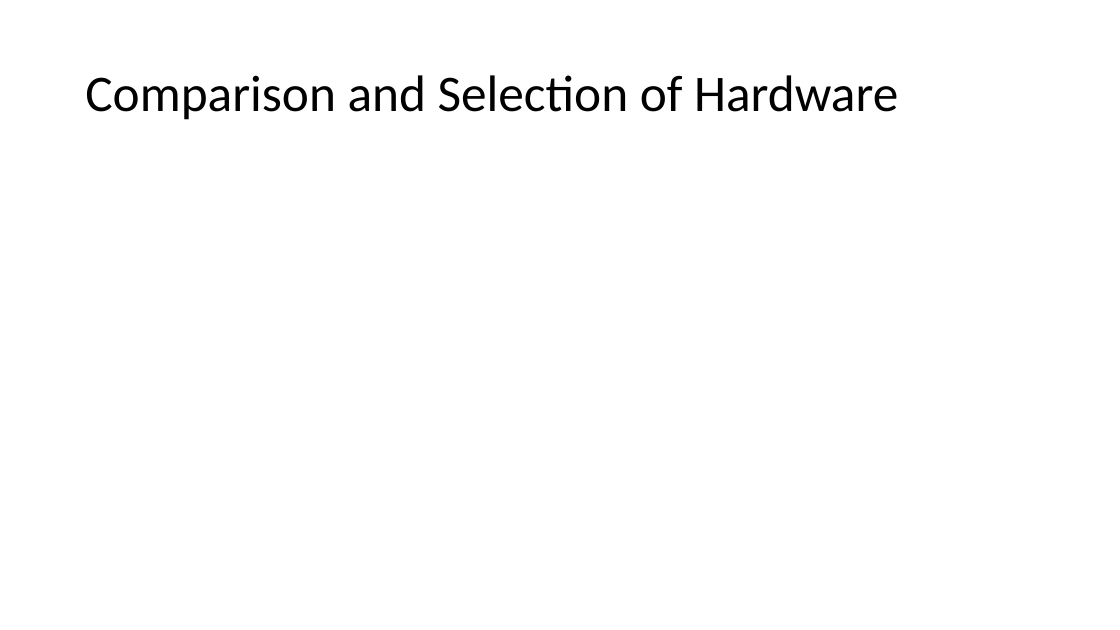
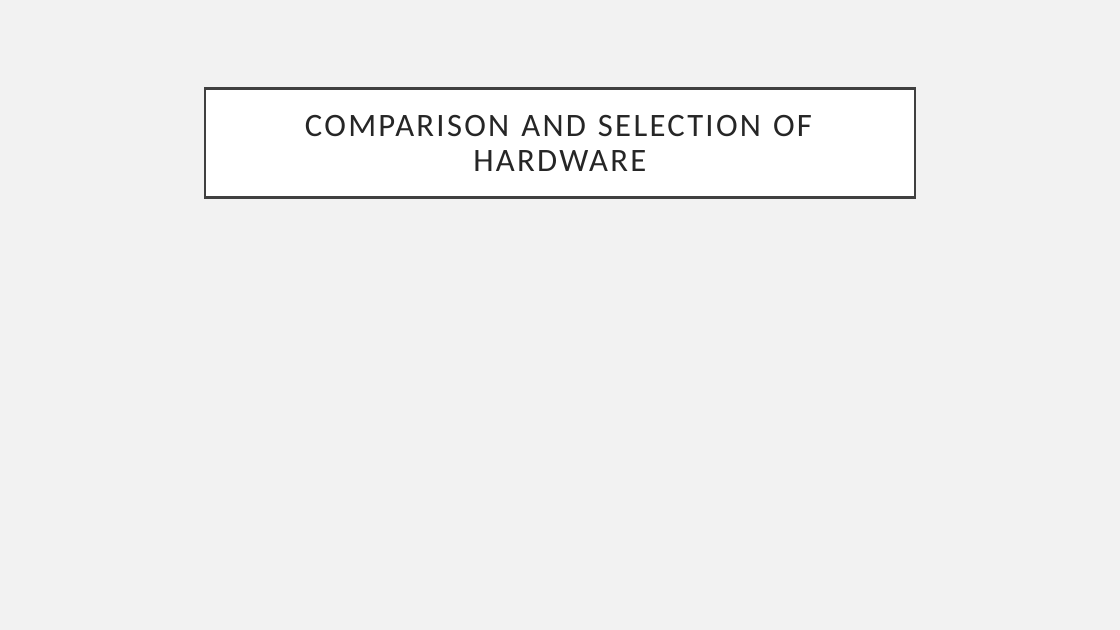
Before and after one commit to PKTidus/astrocom, a slide deck: slide 7 of Documents/CDR_Presentation.pptx (slide 5 before the commit). Drawn at 1120x630 pixels with LibreOffice and Linux fonts; fonts in the diff are those of the drawing. Boxes give left, top, right and bottom in pixels: in the first picture for what was removed or moved away, otherwise in the second. Text is boxed around its words. In the diff, an @@ line names an element or a change of style, - is before the commit and + after.

```diff
--- a/Documents/CDR_Presentation.pptx
+++ b/Documents/CDR_Presentation.pptx
@@ background #FFFFFF to #F2F2F2 @@
@@ title "COMPARISON AND SELECTION OF HARDWARE": place and size @@
-title "COMPARISON AND SELECTION OF HARDWARE" at bbox=[85, 75, 898, 120]
+title "COMPARISON AND SELECTION OF HARDWARE" at bbox=[205, 88, 915, 197]
@@ title "COMPARISON AND SELECTION OF HARDWARE" at bbox=[205, 88, 915, 197]: fill none to #FFFFFF; outline none to #404040 2.5 pt @@
@@ title at bbox=[305, 115, 812, 171]: text changed; size 44 to 28 pt; text colour #000000 to #262626 @@
-Comparison and Selection of Hardware
+COMPARISON AND SELECTION OF HARDWARE
```
Also in this commit, not shown: 8 other slides changed, 4 slides added, 2 slides removed.
